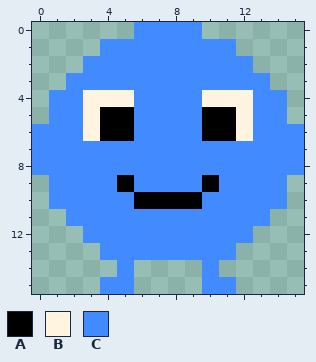
Pixel-art sprite, stored at chickader/debug/images/c_mar.png. Above, as it was before the edit.
The file is 16x16 pixels.
Palette (. is transparent): A #000000  B #fff4e0  C #428aff
Pixels before, first column x 0:
 0 ......CCCC......
 1 ....CCCCCCCC....
 2 ...CCCCCCCCCC...
 3 ..CCCCCCCCCCCC..
 4 .CCBBBCCCCBBBCC.
 5 .CCBAACCCCAABCC.
 6 CCCBAACCCCAABCCC
 7 CCCCCCCCCCCCCCCC
 8 CCCCCCCCCCCCCCCC
 9 .CCCCACCCCACCCC.
10 .CCCCCAAAACCCCC.
11 ..CCCCCCCCCCCC..
12 ...CCCCCCCCCC...
13 ....CCCCCCCC....
14 .....C....C.....
15 ....CC....CC....
Now the later version:
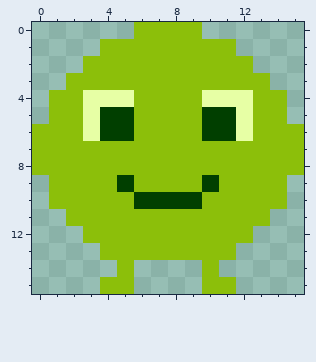
From old to new:
colour A: #000000 -> #013f00
colour B: #fff4e0 -> #e7ffa5
colour C: #428aff -> #8cbf0a
Pixel boxes of the changes (left, top, right, bottom) in both pictures:
changed: (32, 22, 304, 294)
